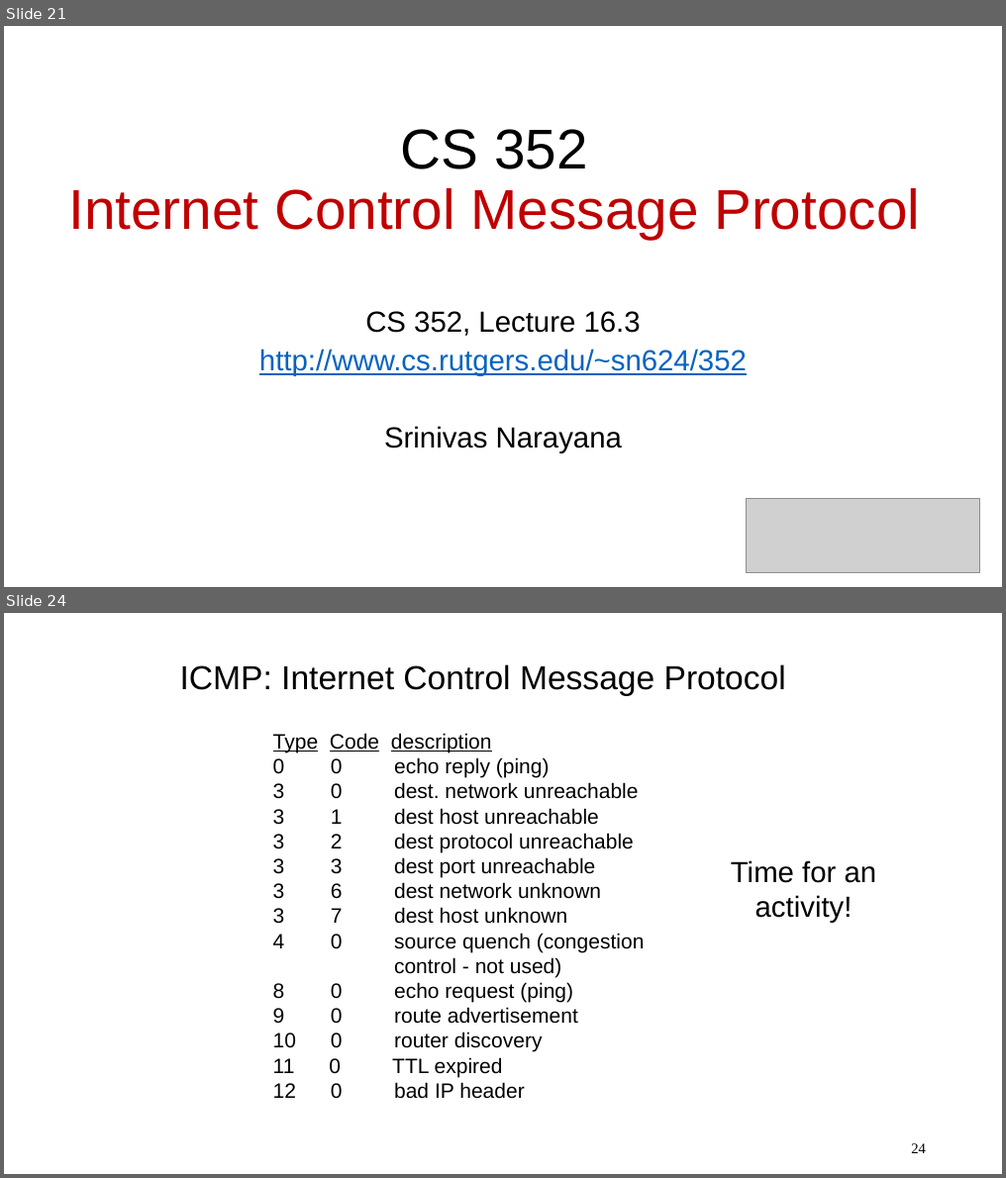
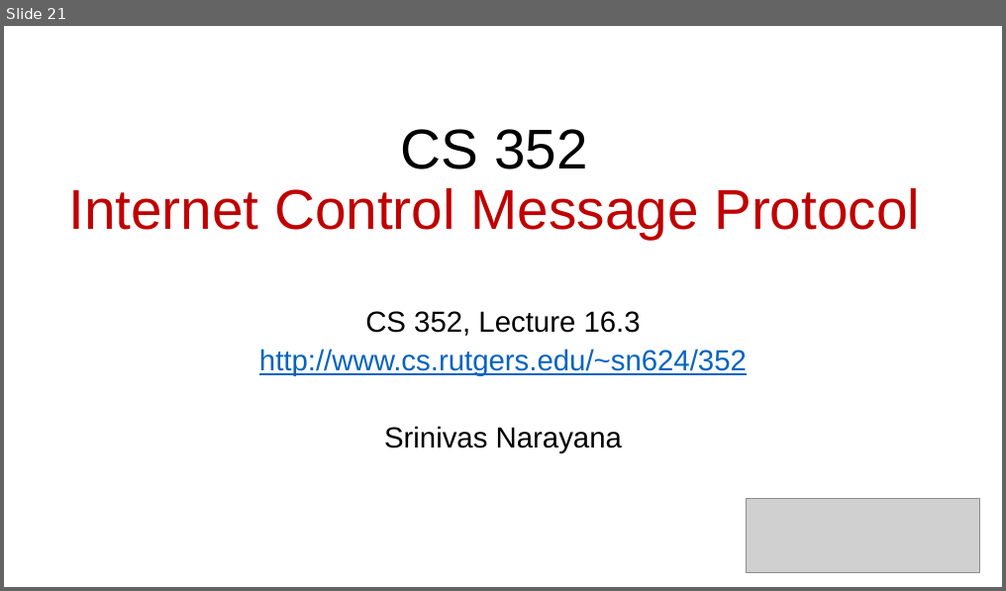
Before and after one commit to ngsrinivas/coursegen, a slide deck: ex/352-S21/staging/352-S21/lectures/network-protocols-1.pptx. Shown one above the other, each under a label of ours: slides 21 and 24 before the commit, slide 21 after it; the slides between them are not shown. The pictures are 1006x1178 and 1006x591 pixels, drawn with LibreOffice and Linux fonts; fonts in the diff are those of the drawing; grey boxes stand for pictures. Boxes give left, top, right and bottom in pixels: in the first picture for what was removed or moved away, otherwise in the second. Text is boxed around its words. In the diff, an @@ line names an element or a change of style, - is before the commit and + after.

```diff
--- a/ex/352-S21/staging/352-S21/lectures/network-protocols-1.pptx
+++ b/ex/352-S21/staging/352-S21/lectures/network-protocols-1.pptx
@@ slide 24 removed at <box>4,613,1002,1174</box>, background #FFFFFF @@
@@ title removed at <box>180,664,786,696</box> @@
-ICMP: Internet Control Message Protocol
@@ text removed at <box>273,733,645,1099</box> @@
-Type Code description
-0 0 echo reply (ping)
-3 0 dest. network unreachable
-3 1 dest host unreachable
-3 2 dest protocol unreachable
-3 3 dest port unreachable
-3 6 dest network unknown
-3 7 dest host unknown
-4 0 source quench (congestion
-control - not used)
-8 0 echo request (ping)
-9 0 route advertisement
-10 0 router discovery
-11 0 TTL expired
-12 0 bad IP header
@@ text removed at <box>731,861,877,923</box> @@
-Time for an activity!
@@ page number removed at <box>911,1144,926,1154</box> @@
-24
```
Also in this commit, not shown: 17 slides changed, 9 slides added, 8 other slides removed, 1 other file.
